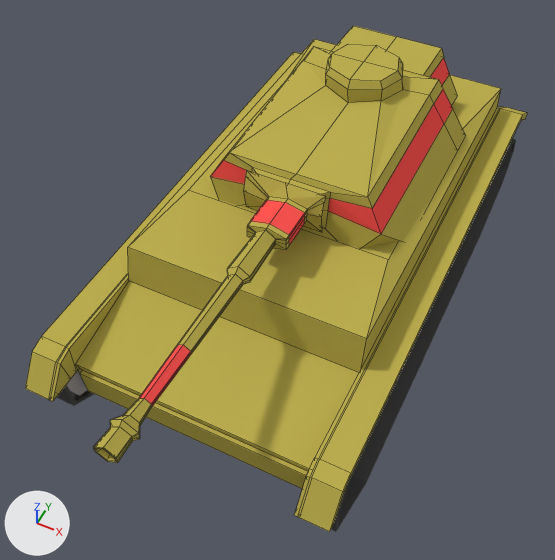
The Blender file Game Jam 2018/BlenderMayaFiles/Panzer4(Blender)/Panzer4.blend, before and after one commit.
One viewpoint serves both versions: a camera (50 mm lens) standing at (3.35, -7.87, 8.58) and looking at (-0.05, -1.08, 0.09). The axes (+X, +Y, +Z) are drawn at lower left. The lights are the same throughout. Mesh edges are drawn as thin lines on the coarser meshes.

Names of what the first picture shows: 'Body', 'Head', 'Tracks'.
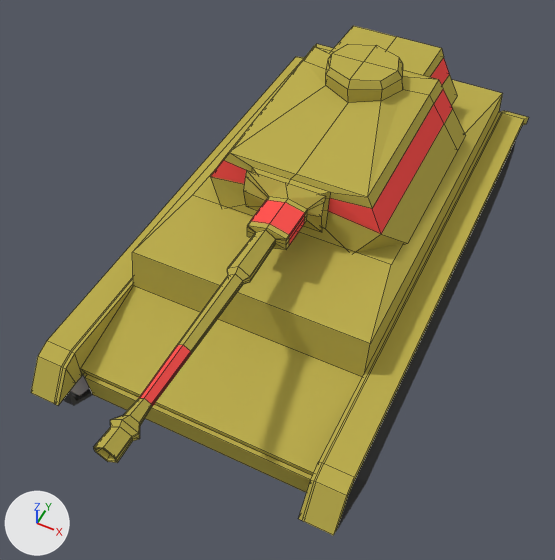
The change, as a diff of the scene's bpy script:
```diff
--- a/Game Jam 2018/BlenderMayaFiles/Panzer4(Blender)/Panzer4.blend.py
+++ b/Game Jam 2018/BlenderMayaFiles/Panzer4(Blender)/Panzer4.blend.py
@@ me_cylinder_018 @@
 me_cylinder_018.from_pydata(...)  # 108 vertices, 102 faces; spans x -4.08..0.28, y -5.8..0.66, z -0.17..1.28
 # used by ob_body; location = (-1.86, 3.65, -0.47); scale = (-1.0, 1.37, 1.37)
+# me_cylinder_018 part 1: the whole mesh is scaled about its middle by (-1, 1.37, 1.37), then moved by (1.9, 3.56, -0.57)
 me_cylinder_018.materials.append(mat_body_base)
@@ ob_body @@
 ob_body = bpy.data.objects.new('Body', me_cylinder_018)
-ob_body.location = (-1.86, 3.65, -0.47)
-ob_body.scale = (-1.0, 1.37, 1.37)
+ob_body.location = (0.08, -0.84, 0.21)
```

Boxes (x1, y1, x2, y2) around the edits, measured in the pictures (555 x 560 px):
'Body', moved, rescaled: before (25, 39, 527, 532); after (31, 44, 529, 536)
